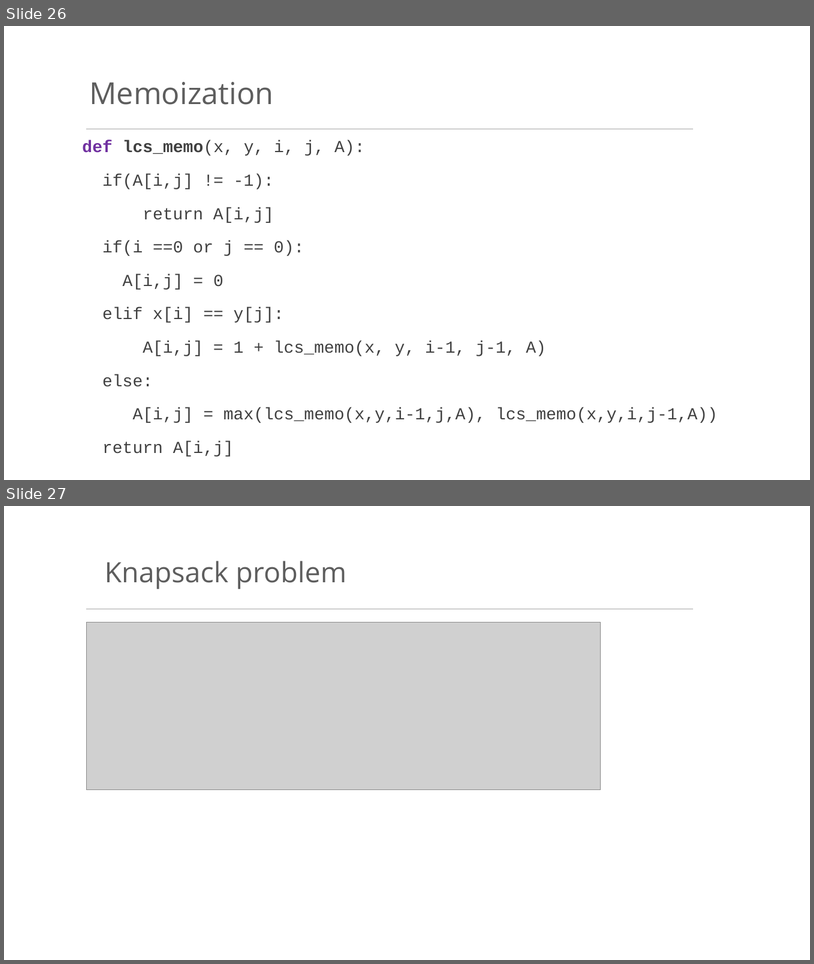
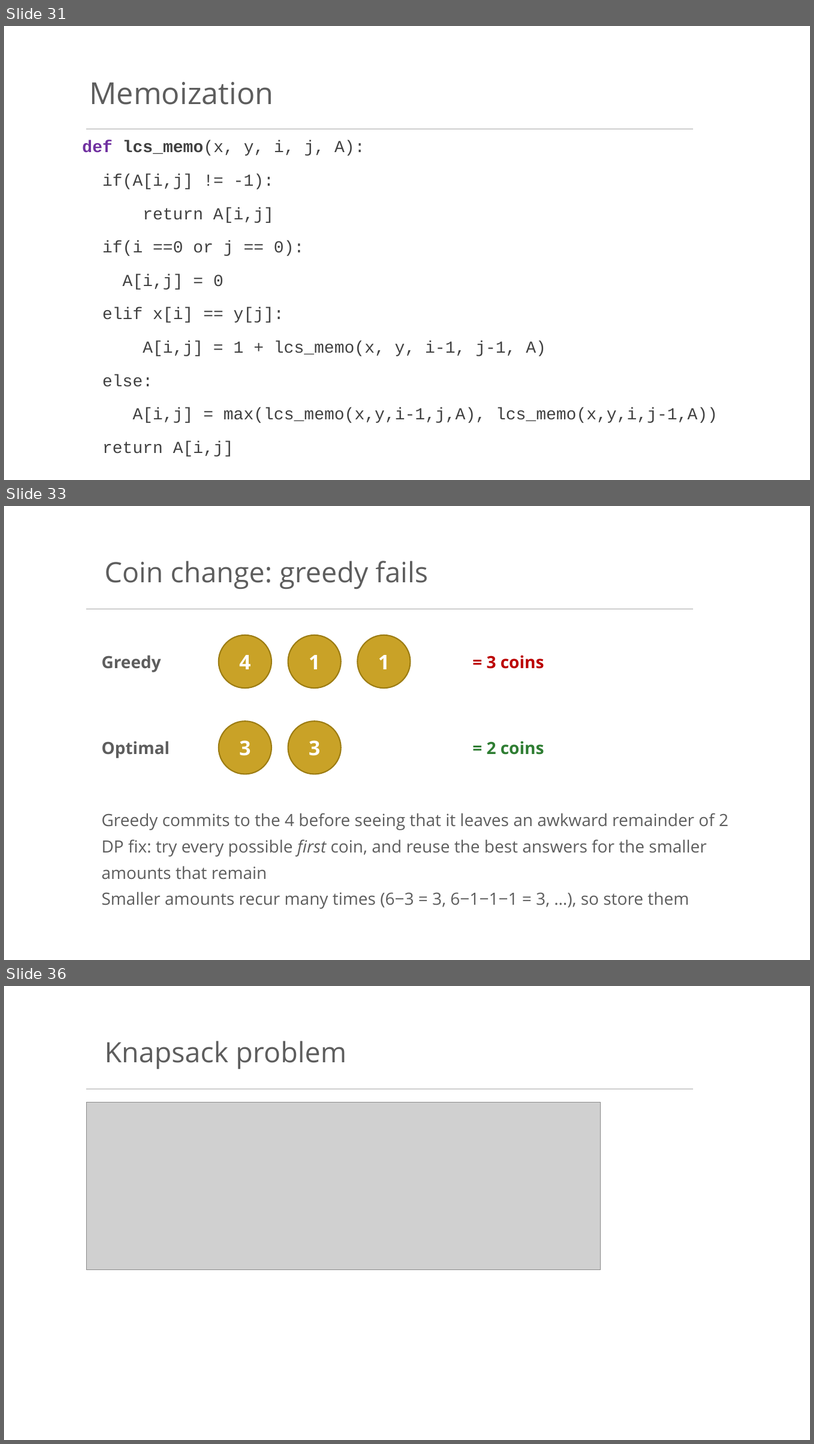
Before and after one commit to bwilder0/10607-f2026, a slide deck: files/lecture_8.pptx. Shown one above the other, each under a label of ours: slides 26 and 27 before the commit, slides 31, 33 and 36 after it; the slides between them are not shown. The pictures are 814x964 and 814x1444 pixels, drawn with LibreOffice and Linux fonts; fonts in the diff are those of the drawing; grey boxes stand for pictures; background and template pictures are left out. Boxes give left, top, right and bottom in pixels: in the first picture for what was removed or moved away, otherwise in the second. Text is boxed around its words. In the diff, an @@ line names an element or a change of style, - is before the commit and + after.

```diff
--- a/files/lecture_8.pptx
+++ b/files/lecture_8.pptx
@@ slide 33 added at (x1=4, y1=506, x2=810, y2=960), background #FFFFFF; not listed: 1 template element that a slide beside it also shows @@
@@ text added at (x1=105, y1=561, x2=428, y2=589), 33.3 pt, text #5D5D5D @@
+Coin change: greedy fails
@@ ellipse added at (x1=219, y1=635, x2=272, y2=687), fill #C9A227, outline #9C7C12 1.5 pt, 24 pt, text #FFFFFF, bold @@
+4
@@ ellipse added at (x1=288, y1=635, x2=341, y2=687), fill #C9A227, outline #9C7C12 1.5 pt, 24 pt, text #FFFFFF, bold @@
+1
@@ ellipse added at (x1=358, y1=635, x2=411, y2=687), fill #C9A227, outline #9C7C12 1.5 pt, 24 pt, text #FFFFFF, bold @@
+1
@@ text added at (x1=102, y1=655, x2=161, y2=672), 20 pt, text #5D5D5D, bold @@
+Greedy
@@ text added at (x1=487, y1=655, x2=545, y2=669), 20 pt, text #BB0000, bold @@
+= 3 coins
@@ ellipse added at (x1=219, y1=721, x2=272, y2=774), fill #C9A227, outline #9C7C12 1.5 pt, 24 pt, text #FFFFFF, bold @@
+3
@@ ellipse added at (x1=288, y1=721, x2=341, y2=774), fill #C9A227, outline #9C7C12 1.5 pt, 24 pt, text #FFFFFF, bold @@
+3
@@ text added at (x1=102, y1=741, x2=170, y2=758), 20 pt, text #5D5D5D, bold @@
+Optimal
@@ text added at (x1=487, y1=741, x2=545, y2=754), 20 pt, text #2E7D32, bold @@
+= 2 coins
@@ text added at (x1=102, y1=813, x2=729, y2=909), 20 pt, text #5D5D5D @@
+Greedy commits to the 4 before seeing that it leaves an awkward remainder of 2
+DP fix: try every possible first coin, and reuse the best answers for the smaller amounts that remain
+Smaller amounts recur many times (6−3 = 3, 6−1−1−1 = 3, …), so store them
@@ what was slide 26 is now slide 31 @@
@@ what was slide 27 is now slide 36 @@
```
Also in this commit, not shown: 11 other slides added.
